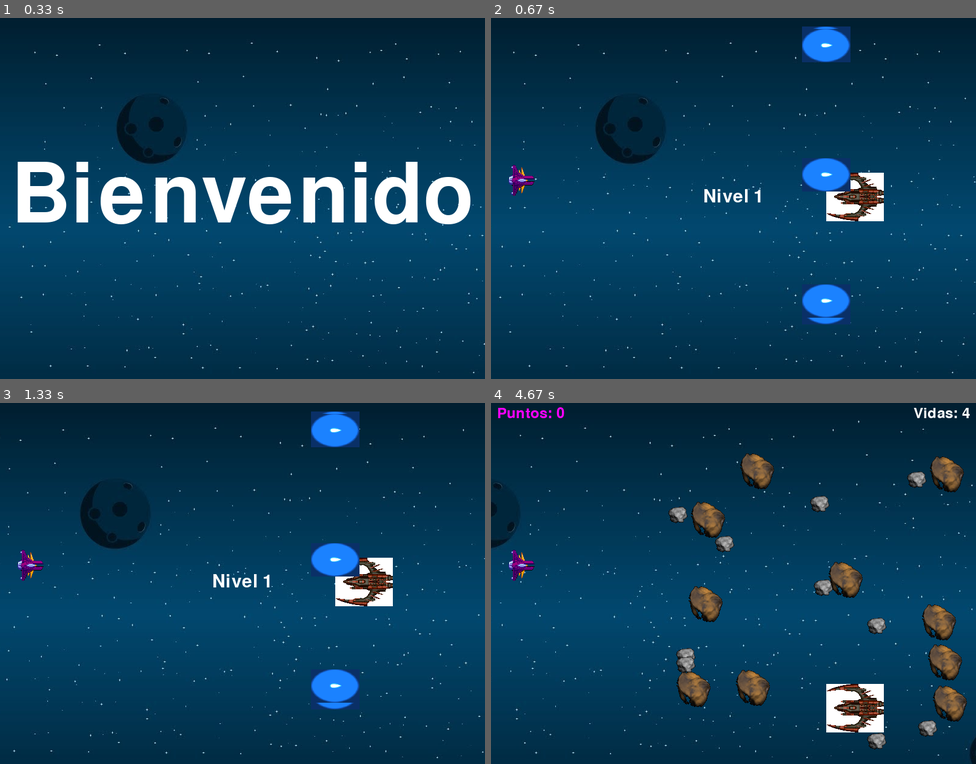
Above: before the commit, frames 1-4 (two rows, left to right).
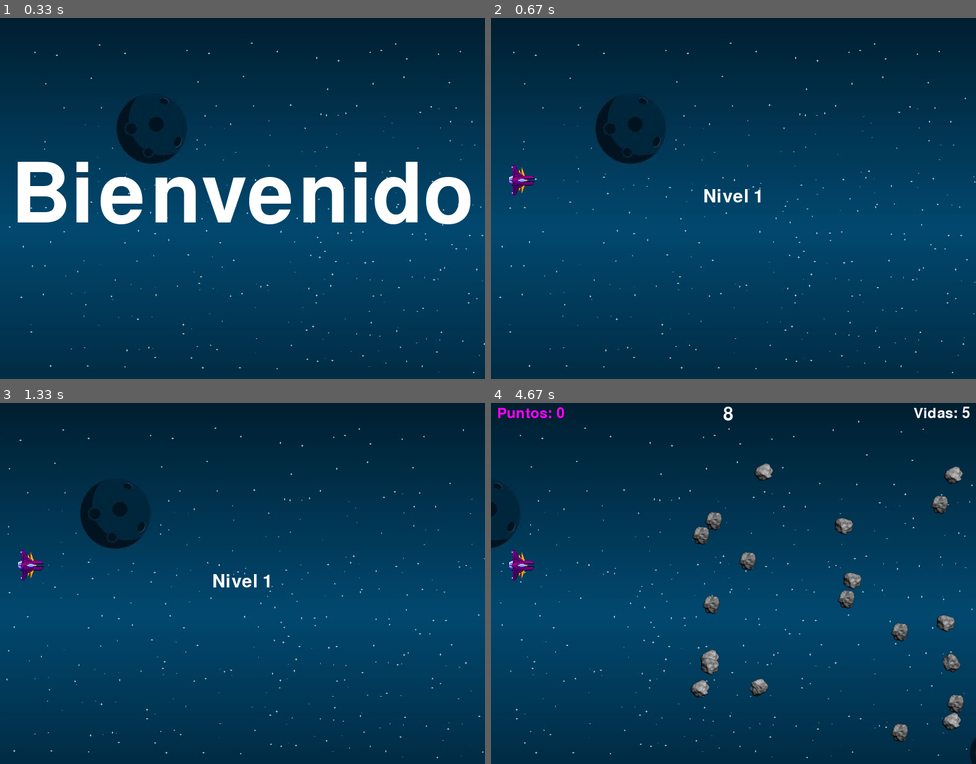
Above: after the commit, the same moments.

Repository: Mikifevrier/Proyecto-Final-Pygame
Game: pygame game, started from main.py
Same seed, same stepped clock (60 frames per second), same inputs: the game is played once before the commit and once after it.
Inputs:
- Up to frame 1 (0.33 s): no input
- Up to frame 2 (0.67 s): tap Space at 0.33 s
- Up to frame 3 (1.33 s): no input
- Up to frame 4 (4.67 s): no input

Frame 1 is identical in both runs. In frame 2, 3.9% of the frame differs, in the area x 64-81%, y 2-85%; in frame 3, 3.9%; in frame 4, 9.1%, in the area x 36-99%, y 1-96%.

Commit message:
Arreglos, soluciones, ajustes

Diff:
--- a/main.py
+++ b/main.py
@@ -91,33 +91,49 @@
         if tecla[pygame.K_DOWN]:
             self.vy = 7
         self.rect.y += self.vy
-        if self.rect.top < 0:
-            self.rect.top = 0
-        if self.rect.bottom > ALTO:
-            self.rect.bottom = ALTO
+        if self.rect.top < 25:
+            self.rect.top = 25
+        if self.rect.bottom > ALTO - 25:
+            self.rect.bottom = ALTO - 25
+
+    def reseteaVidas(self):
+        self.vidas = VIDAS_INICIALES
 
 #Los meteoritos
 class Roca(pygame.sprite.Sprite):
     imagenes_roca = []
-    imagenes_roca_lista = ["images/output-onlinepngtools2.png", "images/output-onlinepngtools3.png"]
-
-    for i in imagenes_roca_lista:
-        imagenes_roca.append(pygame.image.load(i).convert())
 
     def __init__(self):
         super().__init__()
-        self.image = random.choice(self.imagenes_roca)
+        self.images = []
+        for num in range(0, 9):
+            img = pygame.image.load(f"images/small/a1000{num}.png")
+            self.images.append(img)
+        indice = random.randint(0, len(self.images) - 1)
+        self.image = self.images[indice]
         self.image.set_colorkey(NEGRO)
         self.rect = self.image.get_rect()
+        self.contador = indice
+
         self.reseteaRoca()
+        #self.marcador = marcador
 
 
     def update(self):
         self.rect.x -= self.vx
-        #self.image = pygame.transform.rotate(self.image, 1)  Rotar rocas pero no funciona (preguntar a Ramón)
+        #self.image = pygame.transform.rotate(self.image, 15)  #Rotar rocas pero no funciona (preguntar a Ramón)
         if self.rect.right < 0:
             self.resetearRoca()
             #Eliminar las rocas que pasan la pantalla y que vuelvan a generarse en un lugar random
+
+        ####Animacion
+        self.contador += 1
+
+        if self.contador == len(self.images):
+            self.contador = 0
+
+        if self.contador % 2 == 0:
+            self.image = self.images[self.contador]
 
     def reseteaRoca(self):  #Resetea la posicion de la roca
         self.rect.x = random.randrange(ANCHO + self.rect.width, ANCHO + self.rect.width + 30)
@@ -143,7 +159,7 @@
         self.rect.center = [x, y]
         self.contador = 0
 
-        self.muestraExplosion = False #Probar para mostrarla o no
+        self.muestraExplosion = False #Probatina para mostrarla o no
 
     def update(self):
         v_explosion = 3
@@ -210,8 +226,8 @@
                 self.balasArray[i].rect.x = ANCHO + self.balasArray[i].rect.width
                 nave.vidas -= 1
 
-    def tiempoPartida(self, tiempo):            # Funciona en generico, por lo que podemos pasarle cualquier tiempo, y nos devolvera si ese tiempo ha pasado o no
-        seconds = tiempo - (pygame.time.get_ticks() - self.start_ticks_balas)/1000 #calculate how many seconds
+    def tiempoPartida(self, tiempo):            # Utiliza el tiempo, ver si pasa o no
+        seconds = tiempo - (pygame.time.get_ticks() - self.start_ticks_balas)/1000 #para los segundos que pasa
         if seconds <= 0:
             self.start_ticks_balas = pygame.time.get_ticks()
             return True
@@ -262,6 +278,7 @@
         self.roca_list = [None] * 20
 
         self.puedeJugar = False
+        self.reseterTiempoJuego = False
 
         #Menu
         self.textoMenu = Texto(ANCHO/2, ALTO/2, "Bienvenido", "center", 200)
@@ -287,6 +304,7 @@
             self.roca_list[i] = Roca()
 
         self.nave = Nave()
+        self.nave.reseteaVidas()
 
         self.explosion = Explosion(self.nave.rect.centerx, self.nave.rect.centery, 2)
 
@@ -295,7 +313,7 @@
         self.grupoSpritesGameOver.add(self.textoGameOver)
 
         #Temporizador
-        self.start_ticks = pygame.time.get_ticks() #starter tick
+        self.start_ticks = pygame.time.get_ticks() #tick del inicio
 
     def mainloop(self):
         running = True
@@ -304,27 +322,26 @@
             dt = self.clock.tick(FPS)
             running = self.handleevent()
 
-            if self.indicePantalla == 0: #Pantalla Menu
+            if self.indicePantalla == 0: ### Pantalla Bienvenido
 
                 tecla = pygame.key.get_pressed()
                 if tecla[pygame.K_SPACE]:
                     self.indicePantalla = 1
                     self.reseteaJuego()
 
-                # Mueve la pantalla
-                x_mueve = self.x % self.fondo.get_rect().width
-                self.pantalla.blit(self.fondo, [x_mueve - self.fondo.get_rect().width , 0])
-                if x_mueve < ANCHO:
-                    self.pantalla.blit(self.fondo, (x_mueve, 0))
-                self.x -= 1
+                self.mueveFondo()
 
                 self.grupoSpritesMenu.draw(self.pantalla)
 
                 pygame.display.flip()
                 self.grupoSpritesMenu.update()
 
-            elif self.indicePantalla == 1: # Juego
+            elif self.indicePantalla == 1: ### Pantalla 1
                 # Si hay una colisión
+                if self.reseterTiempoJuego:
+                    self.start_ticks = pygame.time.get_ticks()
+                    self.reseterTiempoJuego = False
+
                 if self.puedeJugar:
                     for roca in self.roca_list:
                         self.sumarPunto(roca, self.marcador_puntos) #Alomejor sumamos un punto
@@ -345,17 +362,17 @@
                 else:
                     if self.tiempoPartida(3):
                         self.puedeJugar = True
-
-                # Mueve la pantalla
-                x_mueve = self.x % self.fondo.get_rect().width
-                self.pantalla.blit(self.fondo, [x_mueve - self.fondo.get_rect().width , 0])
-                if x_mueve < ANCHO:
-                    self.pantalla.blit(self.fondo, (x_mueve, 0))
-                self.x -= 1
-
+                        self.reseterTiempoJuego = True
+
+                self.mueveFondo()
                 self.updateGame()
 
-            elif self.indicePantalla == 2: ### Nivel 2
+
+            elif self.indicePantalla == 2: ### Pantalla 2
+                if self.reseterTiempoJuego:
+                    self.start_ticks = pygame.time.get_ticks()
+                    self.nave.vidas = self.marcador_vidas.contador
+                    self.reseterTiempoJuego = False
 
                 if self.puedeJugar:
                     for roca in self.roca_list:
@@ -376,18 +393,14 @@
                 else:
                     if self.tiempoPartida(3):
                         self.puedeJugar = True
+                        self.reseterTiempoJuego = True
                         #self.start_ticks = pygame.time.get_ticks()
 
-                # Mueve la pantalla
-                x_mueve = self.x % self.fondo.get_rect().width
-                self.pantalla.blit(self.fondo, [x_mueve - self.fondo.get_rect().width , 0])
-                if x_mueve < ANCHO:
-                    self.pantalla.blit(self.fondo, (x_mueve, 0))
-                self.x -= 1
-
+                self.mueveFondo()
                 self.updateGame()
 
-            elif self.indicePantalla == 3: # GameOve
+            elif self.indicePantalla == 3: # GameOver
+
                 if self.botonSoltado:
                     self.indicePantalla = 0
 
@@ -427,7 +440,7 @@
         if self.puedeJugar:
             grupoSpritesJuego.add(self.marcador_vidas)
             grupoSpritesJuego.add(self.marcador_puntos)
-            grupoSpritesJuego.add(self.nave)
+            grupoSpritesJuego.add(self.textoTiempo)
         else:
             grupoSpritesJuego.add(self.textoNivel)
         grupoSpritesJuego.add(self.nave)
@@ -438,9 +451,10 @@
         for i in range(20):
             grupoSpritesJuego.add(self.roca_list[i])
 
-        grupoSpritesJuego.add(self.enemigo)
-        for i in range(5):
-            grupoSpritesJuego.add(self.enemigo.balasArray[i])
+        if self.indicePantalla == 2:
+            grupoSpritesJuego.add(self.enemigo)
+            for i in range(5):
+                grupoSpritesJuego.add(self.enemigo.balasArray[i])
 
         grupoSpritesJuego.draw(self.pantalla)
         pygame.display.flip()
@@ -450,9 +464,9 @@
                 if self.tiempoPartida(TIEMPO_NIVEL_1):
                     self.indicePantalla += 1
                     self.indice_Nivel += 1
-                    self.textoNivel.palabras = "Nivel " + str(self.indice_Nivel)
+                    self.textoNivel = Texto(ANCHO/2, ALTO/2, "Nivel " + str(self.indice_Nivel), "center", 45)
                     self.puedeJugar = False
-                    self.reseteaJuego()
+                    self.siguienteNivel()
             elif self.indicePantalla == 2:
                 if self.tiempoPartida(TIEMPO_NIVEL_2):
                     self.indicePantalla = 0
@@ -466,8 +480,26 @@
         self.marcador_vidas.contador = VIDAS_INICIALES
         self.explosion.rect.x += ANCHO
         self.nave = Nave()
+        self.nave.vidas = VIDAS_INICIALES
         self.start_ticks = pygame.time.get_ticks() #starter tick, truco muy bueno para contar tiempos
-
+        self.indice_Nivel = 1
+        self.textoNivel = Texto(ANCHO/2, ALTO/2, "Nivel " + str(self.indice_Nivel), "center", 45)
+        self.puedeJugar = False
+
+    def siguienteNivel(self):
+        self.resetearRocas()
+        self.explosion.rect.x += ANCHO
+        self.nave = Nave()
+        self.enemigo = Enemigo(ANCHO/4 * 3, ALTO/2, 4)
+        self.start_ticks = pygame.time.get_ticks() #tengo que pasarlo al llegar al siguiente nivel
+
+    def mueveFondo(self):
+        # Mueve la pantalla
+        x_mueve = self.x % self.fondo.get_rect().width
+        self.pantalla.blit(self.fondo, [x_mueve - self.fondo.get_rect().width , 0])
+        if x_mueve < ANCHO:
+            self.pantalla.blit(self.fondo, (x_mueve, 0))
+        self.x -= 1
 
     def tiempoPartida(self, tiempo):      # Funciona en generico, por lo que podemos pasarle cualquier tiempo, y nos devolvera si ese tiempo ha pasado o no
         seconds = tiempo - (pygame.time.get_ticks() - self.start_ticks)/1000 # Calcula cuántos segundos han pasado
Binary file added: images/medium/a10000.png
Binary file added: images/medium/a10001.png
Binary file added: images/medium/a10002.png
Binary file added: images/medium/a10003.png
Binary file added: images/medium/a10004.png
Binary file added: images/medium/a10005.png
Binary file added: images/medium/a10006.png
Binary file added: images/medium/a10007.png
Binary file added: images/medium/a10008.png
Binary file added: images/medium/a10009.png
Binary file added: images/medium/a10010.png
Binary file added: images/medium/a10011.png
(and 245 more such lines)
